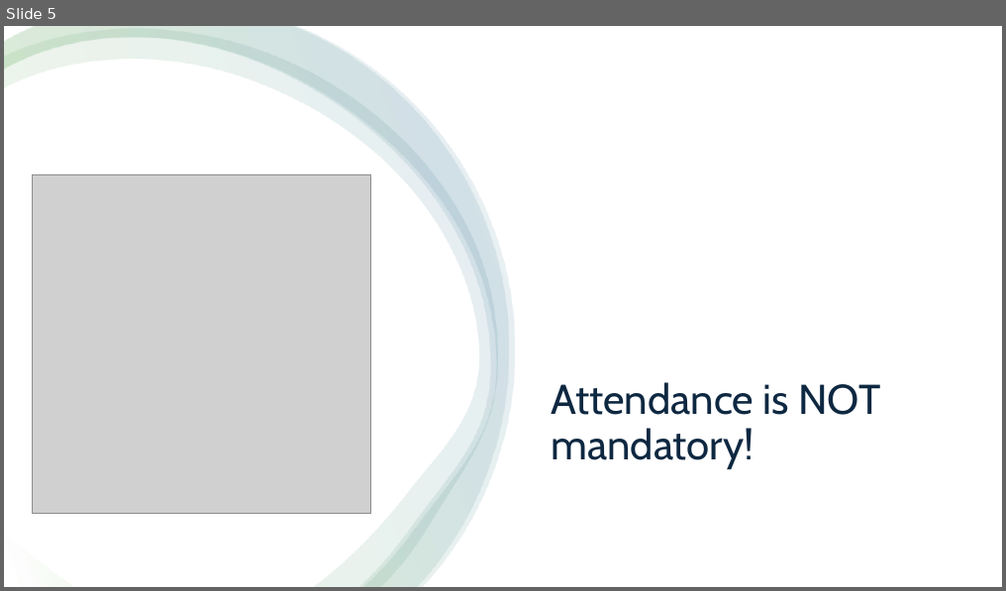
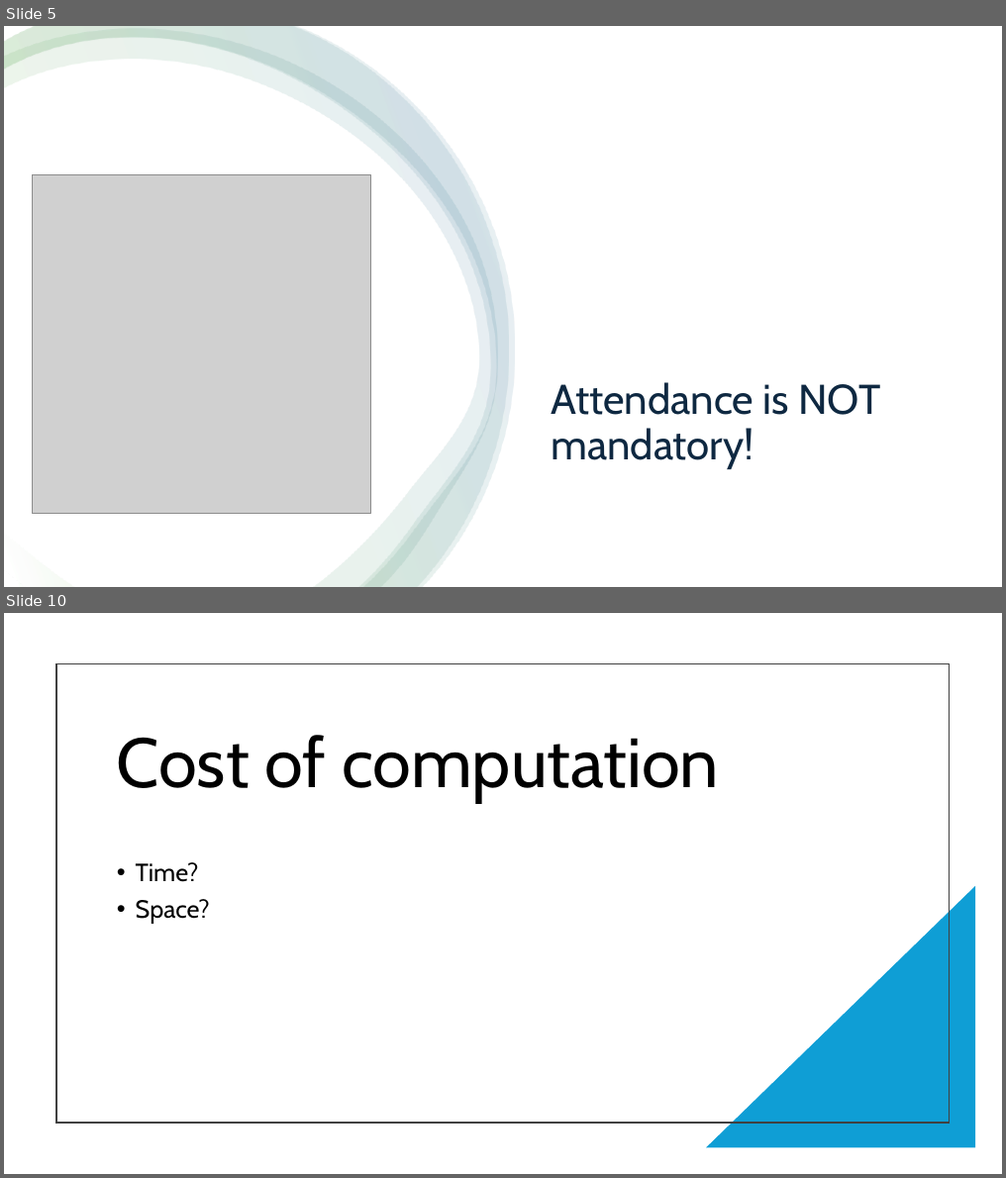
Before and after one commit to RobertNagy299/dsa-i-teaching, a slide deck: MyOwnPresentations/Data Structures and Algorithms I.pptx. Shown one above the other, each under a label of ours: slide 5 before the commit, slides 5 and 10 after it; the slides between them are not shown. The pictures are 1006x591 and 1006x1178 pixels, drawn with LibreOffice and Linux fonts; fonts in the diff are those of the drawing; grey boxes stand for pictures. Boxes give left, top, right and bottom in pixels: in the first picture for what was removed or moved away, otherwise in the second. Text is boxed around its words. In the diff, an @@ line names an element or a change of style, - is before the commit and + after.

```diff
--- a/MyOwnPresentations/Data Structures and Algorithms I.pptx
+++ b/MyOwnPresentations/Data Structures and Algorithms I.pptx
@@ slide 10 added at bbox=[4, 613, 1002, 1174], background #FFFFFF @@
@@ rectangle added at bbox=[56, 663, 949, 1123], outline #404040 1.5 pt @@
@@ title added at bbox=[117, 735, 719, 803], 67 pt, text #000000 @@
+Cost of computation
@@ text added at bbox=[136, 862, 210, 924], 24 pt, text #000000 @@
+• Time?
+• Space?
@@ right triangle added at bbox=[706, 886, 976, 1149], fill #0F9ED5 @@
```
Also in this commit, not shown: 1 slide changed, 44 other slides added.
